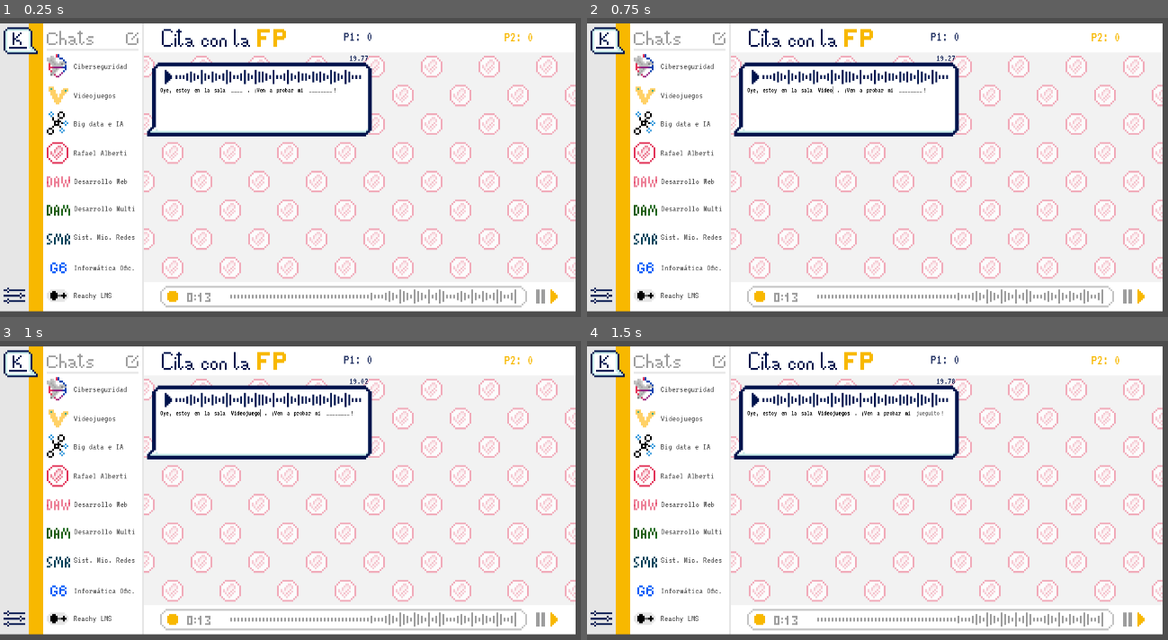
Above: before the commit, frames 1-4 (two rows, left to right).
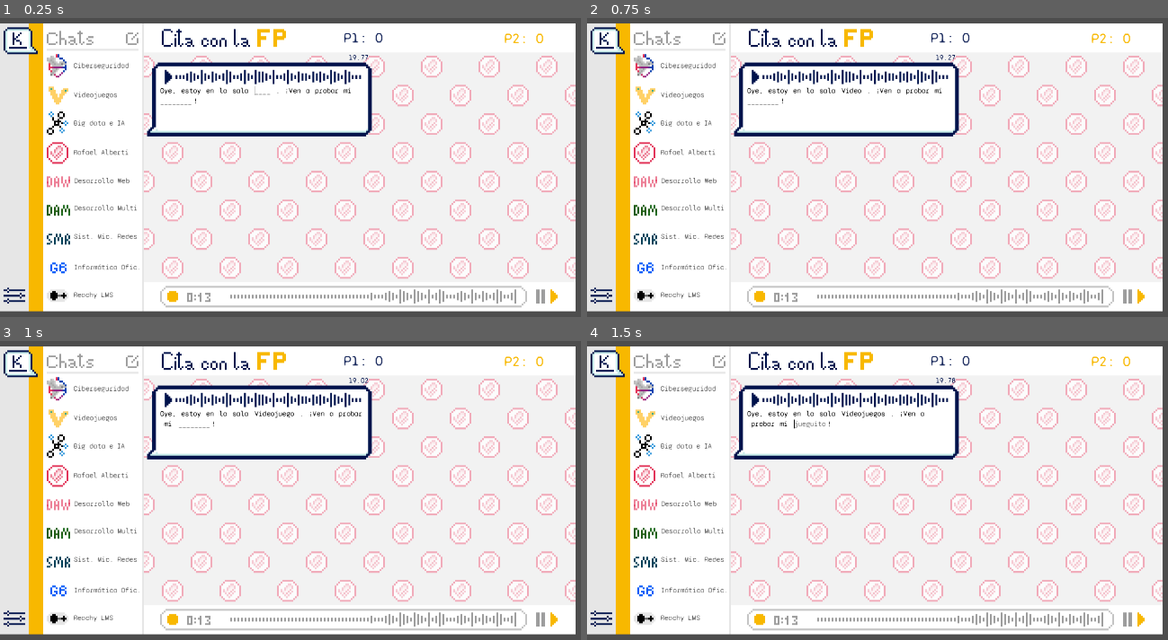
Above: after the commit, the same moments.

Repository: IES-Rafael-Alberti/maskapp-postjam
Game: Godot game, scene res://scenes/game.tscn
The game is run twice, just before and just after one commit, with the same random seed, the same clock (stepped at 60 frames per second) and the same inputs.
Inputs (mouse positions are in pixels of both pictures, inside the frame that each line leads up to):
- Up to frame 1 (0.25 s): no input
- Up to frame 2 (0.75 s): type "Videojuegos" at 0.5 s
- Up to frame 3 (1 s): no input
- Up to frame 4 (1.5 s): tap Enter (next) at 1.25 s; move the mouse to (1104, 511) at 1.27 s; hold Enter (next) from 1.28 s (still down); click (1104, 511) at 1.42 s

The runs differ from the first frame. In frame 1, 1.5% of the frame differs, in the area x 12-94%, y 4-95%; in frame 2, 1.5%; in frame 3, 1.6%; in frame 4, 1.7%.

Commit message:
theme refactored initial

Diff:
--- a/scenes/conversation_p1.tscn
+++ b/scenes/conversation_p1.tscn
@@ -172,7 +172,7 @@
 offset_right = 756.0
 offset_bottom = 46.0
 
-[node name="Label" type="Label" parent="." unique_id=1614825900]
+[node name="TimerLbl" type="Label" parent="." unique_id=1614825900]
 layout_mode = 0
 offset_left = 674.0
 offset_top = 2.0
@@ -180,7 +180,6 @@
 offset_bottom = 36.0
 theme = ExtResource("18_tmmiu")
 theme_override_colors/font_color = Color(0, 0.07058824, 0.29411766, 1)
-theme_override_font_sizes/font_size = 32
 text = "20.00"
 horizontal_alignment = 2
 
--- a/scenes/conversation_p2.tscn
+++ b/scenes/conversation_p2.tscn
@@ -157,7 +157,7 @@
 offset_bottom = 46.0
 texture = ExtResource("16_y1wo0")
 
-[node name="Label" type="Label" parent="." unique_id=2111485015]
+[node name="TimerLbl" type="Label" parent="." unique_id=2111485015]
 layout_mode = 0
 offset_left = 677.0
 offset_top = 2.0
--- a/scenes/game.tscn
+++ b/scenes/game.tscn
@@ -64,8 +64,8 @@
 offset_right = 309.0
 offset_bottom = 158.0
 theme = ExtResource("7_u5sy4")
+theme_type_variation = &"HeaderSmall"
 theme_override_colors/font_color = Color(0.37225115, 0.37225133, 0.37225124, 1)
-theme_override_font_sizes/font_size = 32
 text = "Ciberseguridad"
 
 [node name="Label2" type="Label" parent="Background" unique_id=457659622]
@@ -75,8 +75,8 @@
 offset_right = 429.0
 offset_bottom = 254.0
 theme = ExtResource("7_u5sy4")
+theme_type_variation = &"HeaderSmall"
 theme_override_colors/font_color = Color(0.37225115, 0.37225133, 0.37225124, 1)
-theme_override_font_sizes/font_size = 32
 text = "Videojuegos"
 
 [node name="Label3" type="Label" parent="Background" unique_id=484603535]
@@ -86,8 +86,8 @@
 offset_right = 411.0
 offset_bottom = 350.0
 theme = ExtResource("7_u5sy4")
+theme_type_variation = &"HeaderSmall"
 theme_override_colors/font_color = Color(0.37225115, 0.37225133, 0.37225124, 1)
-theme_override_font_sizes/font_size = 32
 text = "Big data e IA"
 
 [node name="Label4" type="Label" parent="Background" unique_id=1627200585]
@@ -97,8 +97,8 @@
 offset_right = 385.0
 offset_bottom = 448.0
 theme = ExtResource("7_u5sy4")
+theme_type_variation = &"HeaderSmall"
 theme_override_colors/font_color = Color(0.37225115, 0.37225133, 0.37225124, 1)
-theme_override_font_sizes/font_size = 32
 text = "Rafael Alberti"
 
 [node name="Label5" type="Label" parent="Background" unique_id=2055887516]
@@ -108,8 +108,8 @@
 offset_right = 387.0
 offset_bottom = 543.0
 theme = ExtResource("7_u5sy4")
+theme_type_variation = &"HeaderSmall"
 theme_override_colors/font_color = Color(0.37225115, 0.37225133, 0.37225124, 1)
-theme_override_font_sizes/font_size = 32
 text = "Desarrollo Web"
 
 [node name="Label6" type="Label" parent="Background" unique_id=1069117933]
@@ -119,8 +119,8 @@
 offset_right = 387.0
 offset_bottom = 634.0
 theme = ExtResource("7_u5sy4")
+theme_type_variation = &"HeaderSmall"
 theme_override_colors/font_color = Color(0.37225115, 0.37225133, 0.37225124, 1)
-theme_override_font_sizes/font_size = 32
 text = "Desarrollo Multi"
 
 [node name="Label7" type="Label" parent="Background" unique_id=1940093379]
@@ -130,8 +130,8 @@
 offset_right = 386.0
 offset_bottom = 729.0
 theme = ExtResource("7_u5sy4")
+theme_type_variation = &"HeaderSmall"
 theme_override_colors/font_color = Color(0.37225115, 0.37225133, 0.37225124, 1)
-theme_override_font_sizes/font_size = 32
 text = "Sist. Mic. Redes"
 
 [node name="Label8" type="Label" parent="Background" unique_id=124717483]
@@ -141,8 +141,8 @@
 offset_right = 386.0
 offset_bottom = 832.0
 theme = ExtResource("7_u5sy4")
+theme_type_variation = &"HeaderSmall"
 theme_override_colors/font_color = Color(0.37225115, 0.37225133, 0.37225124, 1)
-theme_override_font_sizes/font_size = 32
 text = "Informática Ofic."
 
 [node name="Label9" type="Label" parent="Background" unique_id=915892882]
@@ -152,8 +152,8 @@
 offset_right = 385.0
 offset_bottom = 924.0
 theme = ExtResource("7_u5sy4")
+theme_type_variation = &"HeaderSmall"
 theme_override_colors/font_color = Color(0.37225115, 0.37225133, 0.37225124, 1)
-theme_override_font_sizes/font_size = 32
 text = "Reachy LMS"
 
 [node name="ScrollContainer" type="ScrollContainer" parent="." unique_id=546000667]
--- a/scenes/line_edit.tscn
+++ b/scenes/line_edit.tscn
@@ -1,27 +1,12 @@
 [gd_scene format=3 uid="uid://cxqe5xvetca7k"]
 
 [ext_resource type="Theme" uid="uid://dd4mjbdjh70dg" path="res://themes/inputtext.tres" id="1_47au0"]
-[ext_resource type="FontFile" uid="uid://caxculkxb43o0" path="res://fonts/VT323-Regular.ttf" id="2_3jnow"]
 [ext_resource type="Script" uid="uid://diqgb1fxgh0qq" path="res://scripts/line_edit.gd" id="2_vt5wb"]
-
-[sub_resource type="FontVariation" id="FontVariation_ulsvh"]
-base_font = ExtResource("2_3jnow")
-variation_embolden = 0.3
-
-[sub_resource type="StyleBoxEmpty" id="StyleBoxEmpty_uwrxv"]
-
-[sub_resource type="StyleBoxEmpty" id="StyleBoxEmpty_yqjtg"]
-
-[sub_resource type="StyleBoxEmpty" id="StyleBoxEmpty_lnu2h"]
 
 [node name="LineEdit" type="LineEdit" unique_id=1219361879]
 offset_right = 40.0
 offset_bottom = 25.0
 theme = ExtResource("1_47au0")
-theme_override_fonts/font = SubResource("FontVariation_ulsvh")
-theme_override_styles/normal = SubResource("StyleBoxEmpty_uwrxv")
-theme_override_styles/read_only = SubResource("StyleBoxEmpty_yqjtg")
-theme_override_styles/focus = SubResource("StyleBoxEmpty_lnu2h")
 editable = false
 expand_to_text_length = true
 context_menu_enabled = false
--- a/scenes/meca_edit.tscn
+++ b/scenes/meca_edit.tscn
@@ -2,37 +2,12 @@
 
 [ext_resource type="Theme" uid="uid://dd4mjbdjh70dg" path="res://themes/inputtext.tres" id="1_07kr6"]
 [ext_resource type="Script" uid="uid://571s3ktyw33k" path="res://scripts/meca_edit.gd" id="2_07kr6"]
-[ext_resource type="FontFile" uid="uid://caxculkxb43o0" path="res://fonts/VT323-Regular.ttf" id="2_qchl5"]
-
-[sub_resource type="FontVariation" id="FontVariation_7eqac"]
-base_font = ExtResource("2_qchl5")
-variation_embolden = 0.2
-
-[sub_resource type="StyleBoxEmpty" id="StyleBoxEmpty_uwrxv"]
-
-[sub_resource type="StyleBoxEmpty" id="StyleBoxEmpty_yqjtg"]
-
-[sub_resource type="StyleBoxEmpty" id="StyleBoxEmpty_lnu2h"]
-
-[sub_resource type="FontVariation" id="FontVariation_ylqc8"]
-base_font = ExtResource("2_qchl5")
-variation_embolden = 0.2
-
-[sub_resource type="StyleBoxEmpty" id="StyleBoxEmpty_qchl5"]
-
-[sub_resource type="StyleBoxEmpty" id="StyleBoxEmpty_7eqac"]
-
-[sub_resource type="StyleBoxEmpty" id="StyleBoxEmpty_ylqc8"]
 
 [node name="LineEdit" type="LineEdit" unique_id=1219361879]
 offset_right = 40.0
 offset_bottom = 25.0
 theme = ExtResource("1_07kr6")
 theme_override_colors/font_uneditable_color = Color(0.45646393, 0.456464, 0.456464, 1)
-theme_override_fonts/font = SubResource("FontVariation_7eqac")
-theme_override_styles/normal = SubResource("StyleBoxEmpty_uwrxv")
-theme_override_styles/read_only = SubResource("StyleBoxEmpty_yqjtg")
-theme_override_styles/focus = SubResource("StyleBoxEmpty_lnu2h")
 editable = false
 expand_to_text_length = true
 context_menu_enabled = false
@@ -50,10 +25,6 @@
 offset_right = 40.0
 offset_bottom = 25.0
 theme = ExtResource("1_07kr6")
-theme_override_fonts/font = SubResource("FontVariation_ylqc8")
-theme_override_styles/normal = SubResource("StyleBoxEmpty_qchl5")
-theme_override_styles/read_only = SubResource("StyleBoxEmpty_7eqac")
-theme_override_styles/focus = SubResource("StyleBoxEmpty_ylqc8")
 editable = false
 expand_to_text_length = true
 context_menu_enabled = false
--- a/scripts/conversation_panel.gd
+++ b/scripts/conversation_panel.gd
@@ -2,6 +2,13 @@
 extends TextureRect
 
 signal emojis_selected
+
+@onready var emojis_panel = $Emojis_panel
+@onready var emoji_selected_ui = $Emoji_selected
+@onready var emoji_selected_trans = $ColorRect2
+@onready var typing_timer = $Timer
+@onready var typing_timer_lbl = $TimerLbl
+@onready var panel_container = $Panel/TextContainer
 
 var emojis_selection: bool = false
 var timeout: bool = true
@@ -31,23 +38,23 @@
 	get_tree().current_scene.update_scroll()
 
 func _process(_delta: float) -> void:
-	if timeout and $Timer:
-		$Label.text = "%.2f" % $Timer.time_left
+	if timeout and typing_timer:
+		typing_timer_lbl.text = "%.2f" % typing_timer.time_left
 
 func _on_emoji_selected(_emoji):
 	if _emoji.name in emoji_scores:
 		emoji_mult = emoji_scores[_emoji.name]
 	emojis_selection = false
 	show_emojis(false)
-	$Emoji_selected.texture = _emoji.texture
-	$Emoji_selected.activate()
-	$ColorRect2.visible = true
+	emoji_selected_ui.texture = _emoji.texture
+	emoji_selected_ui.activate()
+	emoji_selected_trans .visible = true
 	get_tree().create_timer(1.5).timeout.connect(_on_highlight_end)
 
 
 
 func _on_highlight_end():
-	$ColorRect2.visible = false
+	emoji_selected_trans.visible = false
 	call_deferred("emojis_selected_emit")
 
 func emojis_selected_emit():
@@ -57,38 +64,38 @@
 	return $Panel/TextContainer
 
 func show_emojis(_visible:bool = true):
-	$Emojis_panel.visible = _visible
+	emojis_panel.visible = _visible
 	emojis_selection = _visible
 
 func stop_timer():
-	time_left = $Timer.time_left
-	$Timer.stop()
+	time_left = typing_timer.time_left
+	typing_timer.stop()
 	timeout = false
-	$Label.visible = false
+	typing_timer_lbl.visible = false
 	#$ColorRect.visible = false
 
 func restart_timer(is_meca: bool = false):
-	var remaining = $Timer.time_left
+	var remaining = typing_timer.time_left
 	if is_meca:
 		meca_score += int(remaining)
 	else:
 		libre_score += remaining
-	$Timer.stop()
-	$Timer.start()
+	typing_timer.stop()
+	typing_timer.start()
 	timeout = true
-	$Label.visible = true
+	typing_timer_lbl.visible = true
 	#$ColorRect.visible = true
 
 
 func restart_timer_no_score():
-	$Timer.stop()
-	$Timer.start()
+	typing_timer.stop()
+	typing_timer.start()
 	timeout = true
-	$Label.visible = true
+	typing_timer_lbl.visible = true
 	#$ColorRect.visible = true
 
 func capture_last_field(is_meca: bool):
-	var remaining = $Timer.time_left
+	var remaining = typing_timer.time_left
 	if is_meca:
 		meca_score += int(remaining)
 	else:
--- a/themes/inputtext.tres
+++ b/themes/inputtext.tres
@@ -1,17 +1,34 @@
 [gd_resource type="Theme" format=3 uid="uid://dd4mjbdjh70dg"]
 
-[ext_resource type="FontFile" uid="uid://cc6q3vdvv2kti" path="res://fonts/VT323-Regular.ttf" id="1_xx3mc"]
+[ext_resource type="FontFile" uid="uid://cy5wyq503wyvl" path="res://fonts/SyneMono-Regular.ttf" id="1_8aejo"]
+
+[sub_resource type="StyleBoxEmpty" id="StyleBoxEmpty_xx3mc"]
+
+[sub_resource type="StyleBoxEmpty" id="StyleBoxEmpty_8aejo"]
+
+[sub_resource type="StyleBoxEmpty" id="StyleBoxEmpty_v37mr"]
+
+[sub_resource type="StyleBoxEmpty" id="StyleBoxEmpty_iyamr"]
+
+[sub_resource type="StyleBoxEmpty" id="StyleBoxEmpty_g4dn2"]
+
+[sub_resource type="StyleBoxEmpty" id="StyleBoxEmpty_88py2"]
+
+[sub_resource type="StyleBoxEmpty" id="StyleBoxEmpty_iajth"]
 
 [resource]
+default_font = ExtResource("1_8aejo")
+default_font_size = 24
 Label/colors/font_color = Color(0, 0, 0, 1)
-Label/font_sizes/font_size = 24
-Label/fonts/font = ExtResource("1_xx3mc")
+Label/styles/focus = SubResource("StyleBoxEmpty_xx3mc")
 LineEdit/colors/caret_color = Color(0, 0, 0, 1)
 LineEdit/colors/font_color = Color(0, 0, 0, 1)
 LineEdit/colors/font_placeholder_color = Color(0, 0, 0, 0.6)
 LineEdit/colors/font_uneditable_color = Color(0, 0, 0, 1)
-LineEdit/font_sizes/font_size = 24
-LineEdit/fonts/font = ExtResource("1_xx3mc")
+LineEdit/styles/focus = SubResource("StyleBoxEmpty_8aejo")
+LineEdit/styles/normal = SubResource("StyleBoxEmpty_v37mr")
+LineEdit/styles/read_only = SubResource("StyleBoxEmpty_iyamr")
 TextEdit/colors/font_color = Color(0, 0, 0, 1)
-TextEdit/font_sizes/font_size = 16
-TextEdit/fonts/font = ExtResource("1_xx3mc")
+TextEdit/styles/focus = SubResource("StyleBoxEmpty_g4dn2")
+TextEdit/styles/normal = SubResource("StyleBoxEmpty_88py2")
+TextEdit/styles/read_only = SubResource("StyleBoxEmpty_iajth")
Binary file added: fonts/KodeMono-VariableFont_wght.ttf
Binary file added: fonts/NovaMono-Regular.ttf
Binary file added: fonts/SyneMono-Regular.ttf
Binary file added: fonts/Workbench-Regular-VariableFont_BLED,SCAN.ttf
Not shown, added: fonts/Kode_Mono,Nova_Mono,Syne_Mono,Workbench.zip
